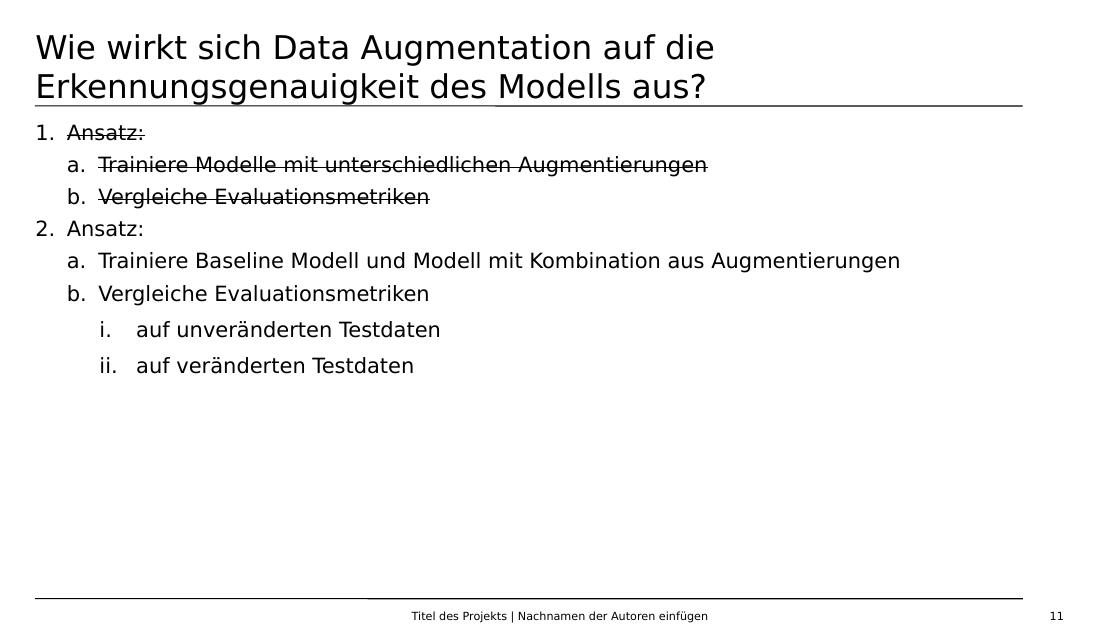
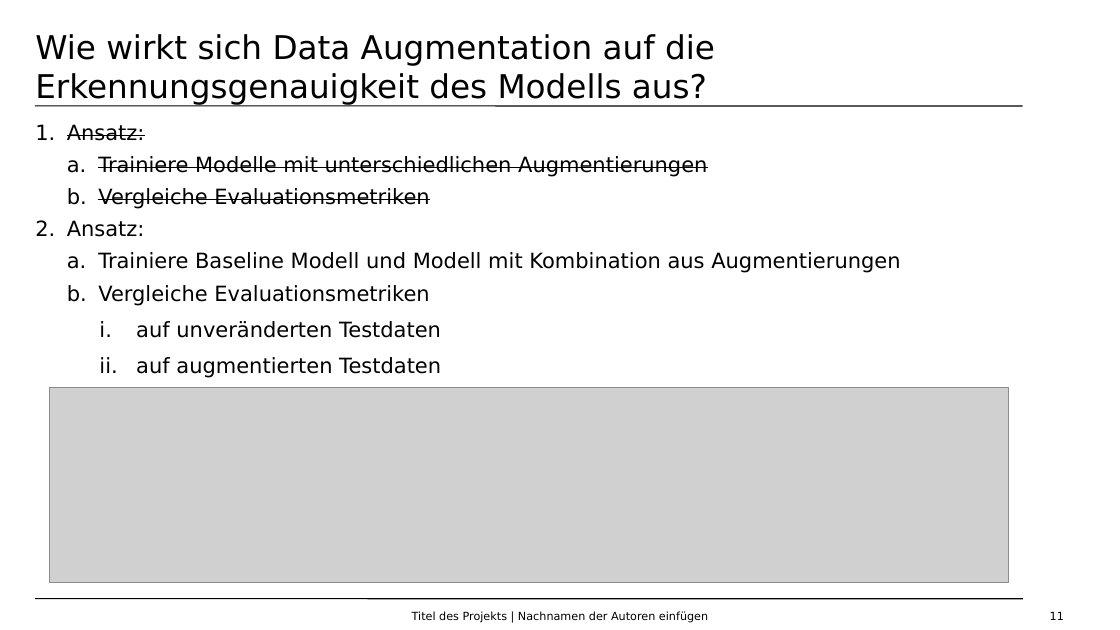
Before and after one commit to Benedikt52/ADA, a slide deck: slide 11 of ADA_SoSe2025_Waldbranderkennung.pptx. Drawn at 1120x630 pixels with LibreOffice and Linux fonts; fonts in the diff are those of the drawing; grey boxes stand for pictures; background and template pictures are left out. Boxes give left, top, right and bottom in pixels: in the first picture for what was removed or moved away, otherwise in the second. Text is boxed around its words. In the diff, an @@ line names an element or a change of style, - is before the commit and + after.

```diff
--- a/ADA_SoSe2025_Waldbranderkennung.pptx
+++ b/ADA_SoSe2025_Waldbranderkennung.pptx
@@ text at (136,357,441,378): text changed @@
-    ii. auf veränderten Testdaten
+    ii. auf augmentierten Testdaten
@@ picture added at (50,388,1009,582) @@
```
Also in this commit, not shown: 4 other slides changed, 6 other files.
